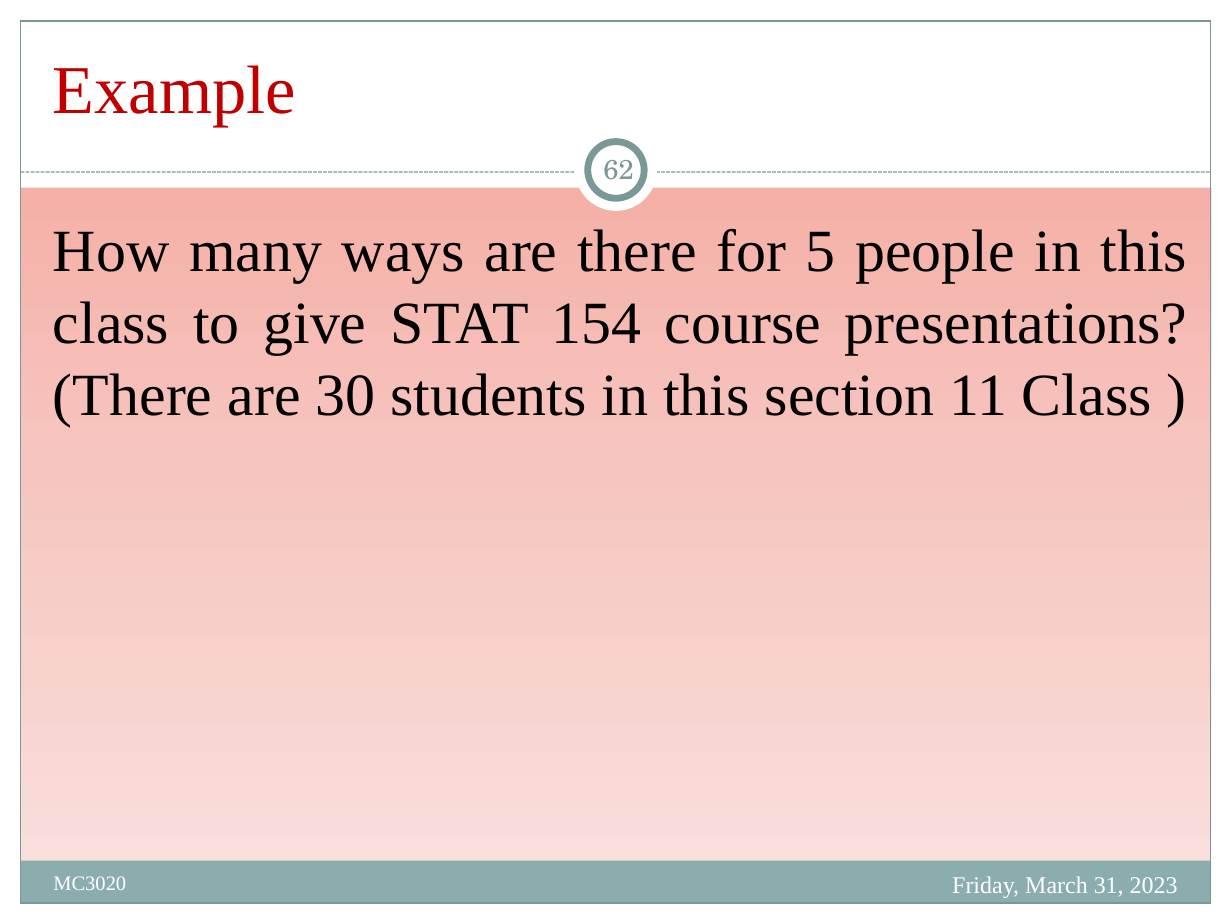
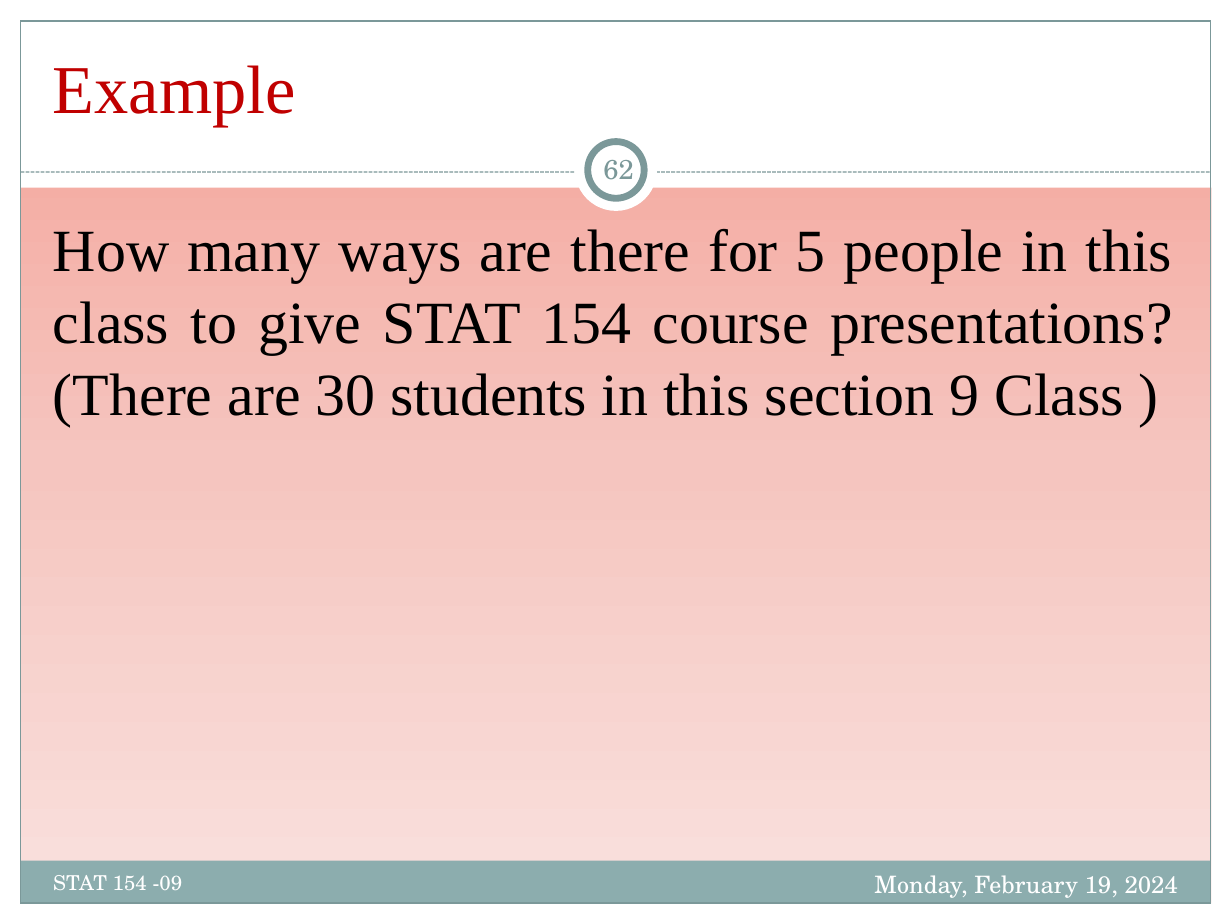
Before and after one commit to Mayooran1987/MC3020_E22, a slide deck: slide 62 of Lect_1.pptx. Drawn at 1232x924 pixels with LibreOffice and Linux fonts; fonts in the diff are those of the drawing. Boxes give left, top, right and bottom in pixels: in the first picture for what was removed or moved away, otherwise in the second. Text is boxed around its words. In the diff, an @@ line names an element or a change of style, - is before the commit and + after.

```diff
--- a/Lect_1.pptx
+++ b/Lect_1.pptx
@@ text at box(53, 229, 1173, 426): text changed @@
-How many ways are there for 5 people in this class to give STAT 154 course presentations? (There are 30 students in this section 11 Class )
+How many ways are there for 5 people in this class to give STAT 154 course presentations? (There are 30 students in this section 9 Class )
@@ text at box(53, 875, 183, 890): text changed; font Times New Roman to TeX Gyre Schola @@
-MC3020
+STAT 154 -09
@@ text at box(874, 875, 1178, 898): text changed; font Times New Roman to TeX Gyre Schola @@
-Friday, March 31, 2023
+Monday, February 19, 2024
```
Also in this commit, not shown: 70 other slides changed, 2 slides added, 2 slides removed.
